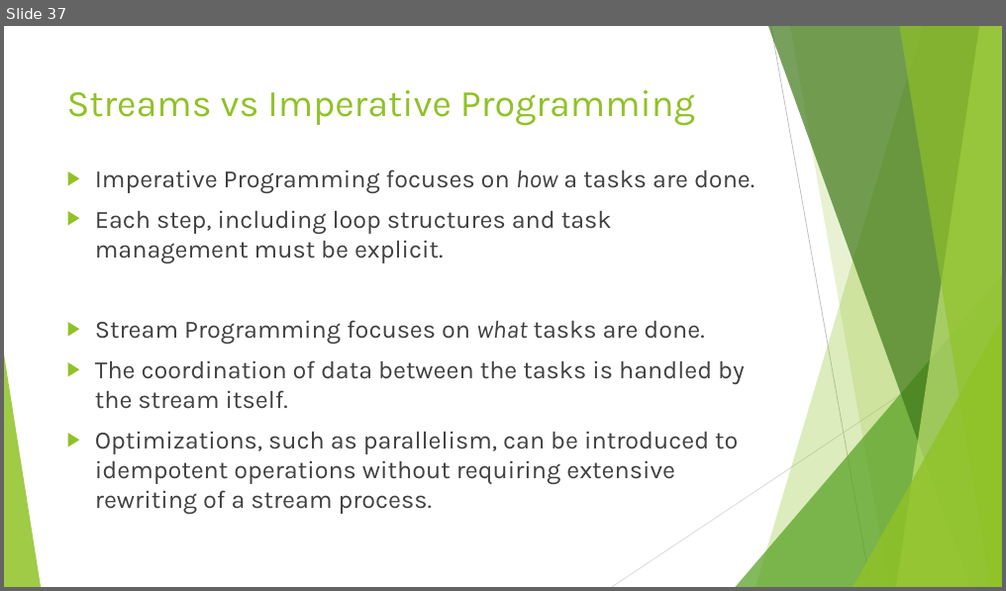
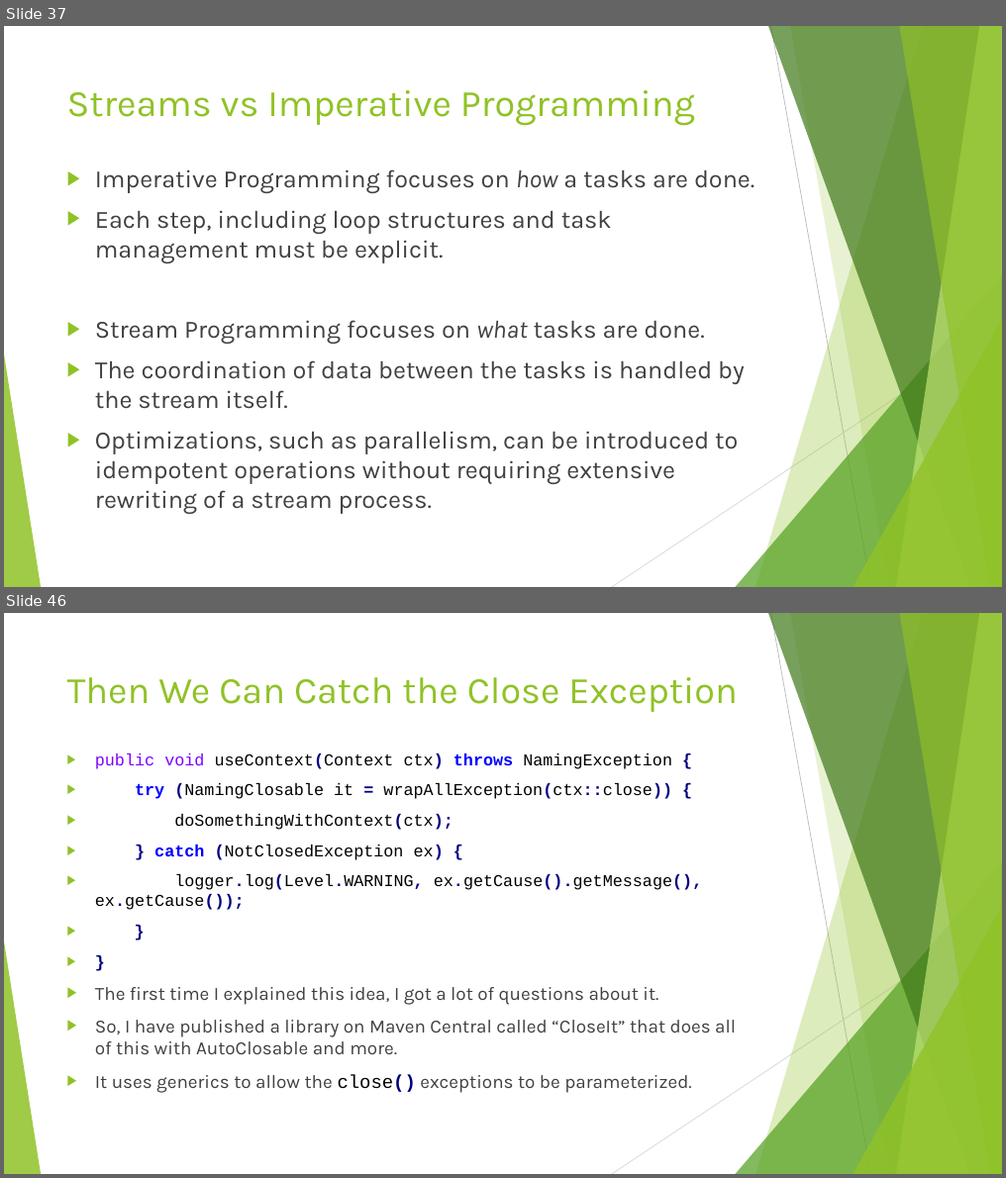
Before and after one commit to RichardRoda/2017-CodePaLOUsa-Lambda, a slide deck: Learning to Love the Lambda in the Stream.pptx. Shown one above the other, each under a label of ours: slide 37 before the commit, slides 37 and 46 after it; the slides between them are not shown. The pictures are 1006x591 and 1006x1178 pixels, drawn with LibreOffice and Linux fonts; fonts in the diff are those of the drawing. Boxes give left, top, right and bottom in pixels: in the first picture for what was removed or moved away, otherwise in the second. Text is boxed around its words. In the diff, an @@ line names an element or a change of style, - is before the commit and + after.

Commit message:
Remove section about unit testing.  Add section about AutoCloseable as lambda and the CloseIt library.

```diff
--- a/Learning to Love the Lambda in the Stream.pptx
+++ b/Learning to Love the Lambda in the Stream.pptx
@@ slide 46 added at (x1=4, y1=613, x2=1002, y2=1174), background #FFFFFF; not listed: 10 template elements that a slide beside it also shows @@
@@ title added at (x1=67, y1=677, x2=737, y2=712), 36 pt, text #90C226 @@
+Then We Can Catch the Close Exception
@@ text added at (x1=95, y1=754, x2=736, y2=1093), 16 pt, text #404040 @@
+▶ public void useContext(Context ctx) throws NamingException {
+▶ try (NamingClosable it = wrapAllException(ctx::close)) {
+▶ doSomethingWithContext(ctx);
+▶ } catch (NotClosedException ex) {
+▶ logger.log(Level.WARNING, ex.getCause().getMessage(), ex.getCause());
+▶ }
+▶ }
+▶ The first time I explained this idea, I got a lot of questions about it.
+▶ So, I have published a library on Maven Central called “CloseIt” that does all of this with AutoClosable and more.
+▶ It uses generics to allow the close() exceptions to be parameterized.
```
Also in this commit, not shown: 2 slides changed, 8 other slides added, 4 slides removed, 1 other file.
